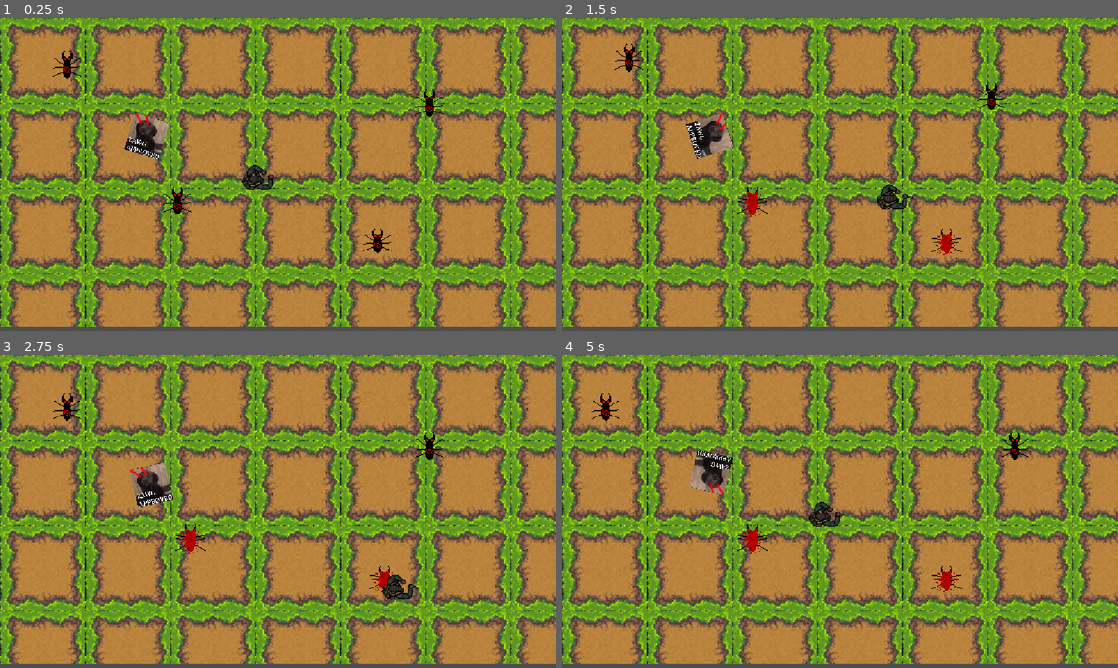
Above: before the commit, frames 1-4 (two rows, left to right).
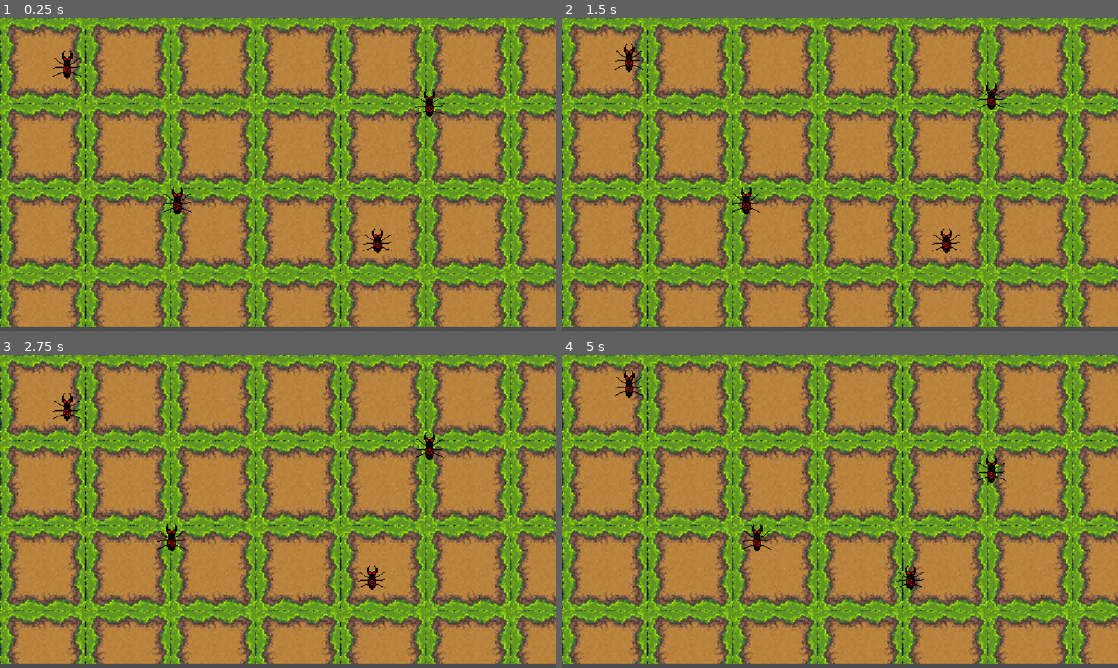
Above: after the commit, the same moments.

Repository: vladydad/Invasion_godot
Game: Godot game, scene res://NPC/NPC.tscn
The game is run twice, just before and just after one commit, with the same random seed, the same clock (stepped at 60 frames per second) and the same inputs.
Inputs (mouse positions are in pixels of both pictures, inside the frame that each line leads up to):
- Up to frame 1 (0.25 s): no input
- Up to frame 2 (1.5 s): tap Enter (ui_accept) at 0.5, 0.77 s; move the mouse to (962, 158) at 0.52 s; hold Right (ui_right) 0.53-1.28 s; click (962, 158) at 0.6 s; move the mouse to (728, 190) at 1.27 s; hold Down (ui_down) from 1.28 s (still down); click (728, 190) at 1.35 s
- Up to frame 3 (2.75 s): tap Enter (ui_accept) at 1.52 s; move the mouse to (333, 442) at 2.02 s; release Down (ui_down) at 2.03 s; hold Right (ui_right) from 2.03 s (still down); click (333, 442) at 2.1 s
- Up to frame 4 (5 s): move the mouse to (812, 574) at 2.77 s; release Right (ui_right) at 2.78 s; hold Up (ui_up) 2.78-3.53 s; click (812, 574) at 2.85 s; tap Enter (ui_accept) at 3.02, 3.77, 4.52 s; move the mouse to (1006, 558) at 3.52 s; hold Left (ui_left) from 3.53 s (still down); click (1006, 558) at 3.6 s; move the mouse to (673, 464) at 4.27 s; click (673, 464) at 4.35 s

The runs differ from the first frame. In frame 1, 1.1% of the frame differs, in the area x 22-51%, y 30-55%; in frame 2, 1.5%; in frame 3, 1.6%; in frame 4, 2.2%, in the area x 5-84%, y 4-76%.

Commit message:
Update NPC.tscn

Diff:
--- a/invasion/NPC/NPC.tscn
+++ b/invasion/NPC/NPC.tscn
@@ -1,13 +1,10 @@
 [gd_scene format=4 uid="uid://dwtms15a568aa"]
 
 [ext_resource type="Script" uid="uid://crw5thdd2brw3" path="res://NPC/MAIN_NPC.gd" id="1_qm8nd"]
-[ext_resource type="Texture2D" uid="uid://iuy00m1fp8qd" path="res://survivor-idle_knife_0.png" id="2_6fl5w"]
-[ext_resource type="Script" uid="uid://cs5j0yh3chu6c" path="res://NPC/testetstes.gd" id="2_eudjw"]
 [ext_resource type="Texture2D" uid="uid://es731ct6y7v1" path="res://NPC/basic Alien spritesheet.png" id="2_qm8nd"]
 [ext_resource type="Texture2D" uid="uid://b4wb86fk5ps7w" path="res://images (1).jpg" id="3_eudjw"]
 [ext_resource type="Texture2D" uid="uid://c4kfi5igiq0wp" path="res://Basic alien death.png" id="6_wdwhe"]
 [ext_resource type="Script" uid="uid://j17huar228sn" path="res://NPC/area_npc.gd" id="7_cy3bc"]
-[ext_resource type="PackedScene" uid="uid://bu2280y8r7cqd" path="res://player.tscn" id="8_wke4b"]
 
 [sub_resource type="TileSetAtlasSource" id="TileSetAtlasSource_twre2"]
 texture = ExtResource("3_eudjw")
@@ -866,21 +863,6 @@
 physics_layer_0/collision_layer = 1
 sources/0 = SubResource("TileSetAtlasSource_twre2")
 
-[sub_resource type="AtlasTexture" id="AtlasTexture_eudjw"]
-atlas = ExtResource("2_6fl5w")
-region = Rect2(0, 0, 289, 224)
-
-[sub_resource type="SpriteFrames" id="SpriteFrames_qm8nd"]
-animations = [{
-"frames": [{
-"duration": 1.0,
-"texture": SubResource("AtlasTexture_eudjw")
-}],
-"loop": 1,
-"name": &"default",
-"speed": 5.0
-}]
-
 [sub_resource type="AtlasTexture" id="AtlasTexture_cy3bc"]
 atlas = ExtResource("6_wdwhe")
 region = Rect2(0, 0, 640, 960)
@@ -951,16 +933,6 @@
 tile_map_data = PackedByteArray("AAAAAAAAAAABAAEAAAAAAAEAAAABAAIAAAAAAAIAAAABAAMAAAAAAAMAAAABAAQAAAAAAAQAAAABAAUAAAAAAA …(46000 unchanged characters)…
 tile_set = SubResource("TileSet_1ss65")
 
-[node name="Player" type="CharacterBody2D" parent="." unique_id=810505724 groups=["player"]]
-script = ExtResource("2_eudjw")
-
-[node name="AnimatedSprite2D" type="AnimatedSprite2D" parent="Player" unique_id=1293538213]
-z_index = 2
-z_as_relative = false
-position = Vector2(536.99994, 332.99997)
-scale = Vector2(0.33737025, 0.3125)
-sprite_frames = SubResource("SpriteFrames_qm8nd")
-
 [node name="NPC1" type="CharacterBody2D" parent="." unique_id=324112734 groups=["npcs", "player"]]
 script = ExtResource("1_qm8nd")
 
@@ -1029,8 +1001,3 @@
 
 [node name="Area2D" type="Area2D" parent="NPC4" unique_id=841887226]
 scale = Vector2(1, 0.99999994)
-
-[node name="CharacterBody2D" parent="." unique_id=435993497 instance=ExtResource("8_wke4b")]
-position = Vector2(291, 279)
-
-[connection signal="body_entered" from="NPC1/Area2D" to="Player" method="_on_area_2d_body_entered"]
